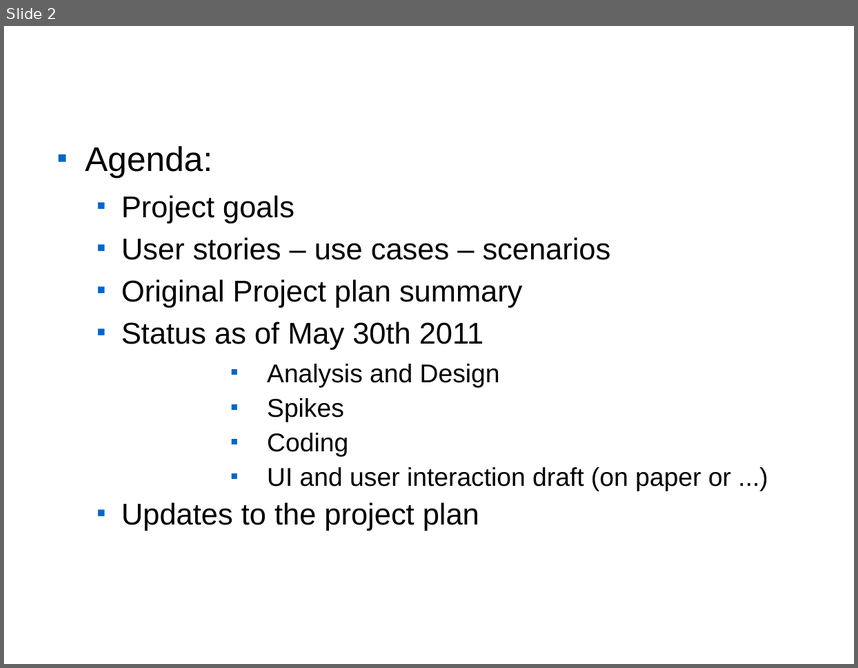
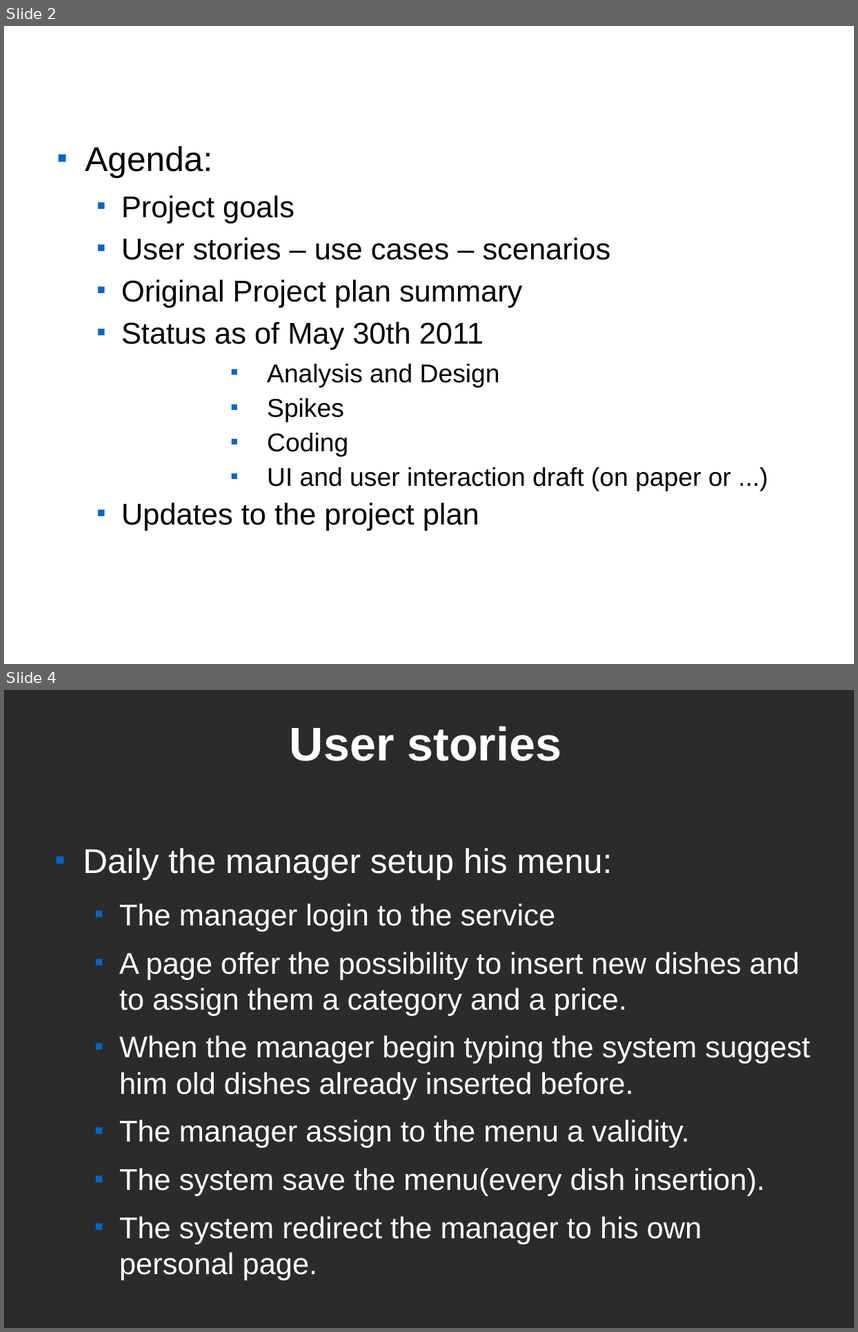
Before and after one commit to cdavide/dove-mangio-it, a slide deck: wiki/projectReviewTemplate.odp. Shown one above the other, each under a label of ours: slide 2 before the commit, slides 2 and 4 after it; the slides between them are not shown. The pictures are 858x668 and 858x1332 pixels, drawn with LibreOffice and Linux fonts; fonts in the diff are those of the drawing; background and template pictures are left out; a plain dark background stands for a picture behind light text. Boxes give left, top, right and bottom in pixels: in the first picture for what was removed or moved away, otherwise in the second. Text is boxed around its words. In the diff, an @@ line names an element or a change of style, - is before the commit and + after.

```diff
--- a/wiki/projectReviewTemplate.odp
+++ b/wiki/projectReviewTemplate.odp
@@ slide 4 added at <box>4,690,854,1328</box>, background picture (left out) @@
@@ title added at <box>290,726,562,761</box>, 44 pt, text #FFFFFF, bold @@
+User stories
@@ text added at <box>83,848,810,1280</box>, 28 pt, text #FFFFFF @@
+■ Daily the manager setup his menu:
+  ■ The manager login to the service
+  ■ A page offer the possibility to insert new dishes and to assign them a category and a price.
+  ■ When the manager begin typing the system suggest him old dishes already inserted before.
+  ■ The manager assign to the menu a validity.
+  ■ The system save the menu(every dish insertion).
+  ■ The system redirect the manager to his own personal page.
```
Also in this commit, not shown: 4 slides changed, 6 other slides added, 5 slides removed, 3 other files.
